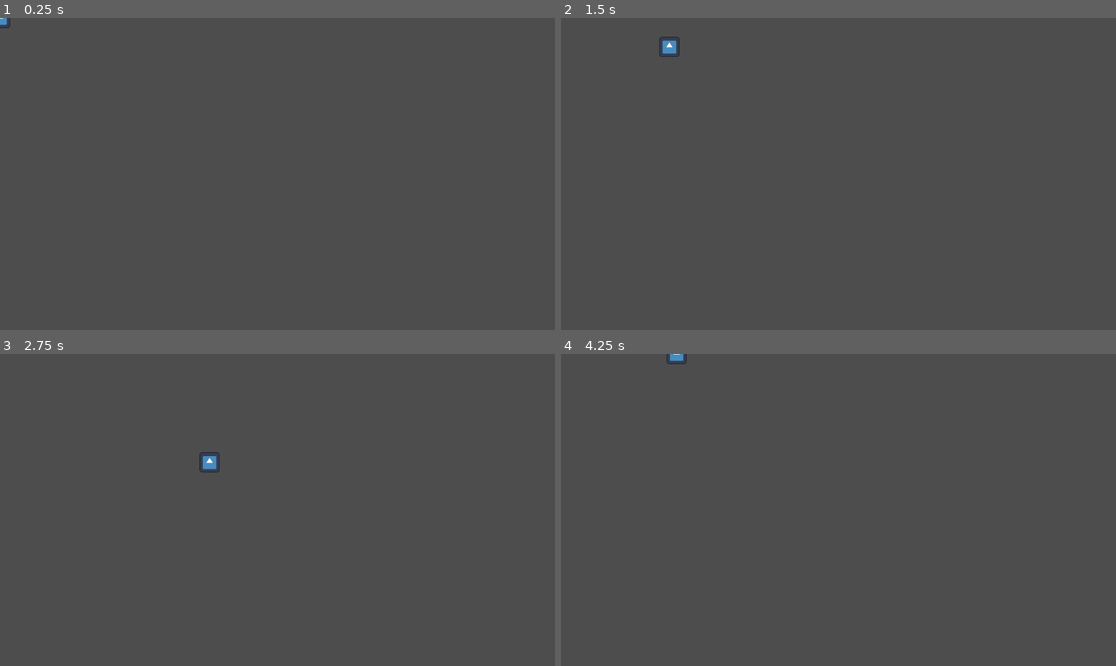
Above: before the commit, frames 1-4 (two rows, left to right).
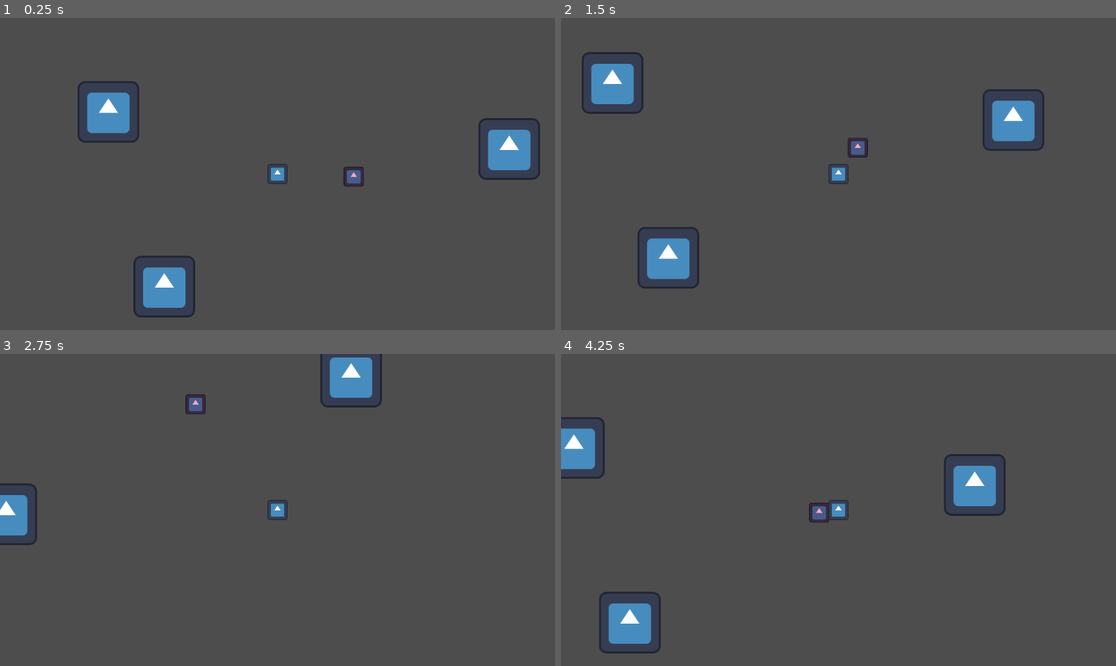
Above: after the commit, the same moments.

Repository: Wisteria-W/Inducktrination
Game: Godot game, scene res://Scenes/world_test.tscn
Two runs of this game, one before a commit and one after it. Both use one fixed random seed, a clock stepped at 60 frames per second and the inputs below. Before the commit the project starts from res://Prefabs/Player.tscn. The engine's default icon, where the game draws it, is replaced by a stand-in: a white triangle on a blue panel in a dark square.
Inputs:
- Up to frame 1 (0.25 s): no input
- Up to frame 2 (1.5 s): tap Enter at 0.5 s; hold D (Right) 0.53-1.28 s; hold S (Down) from 1.28 s (still down)
- Up to frame 3 (2.75 s): release S (Down) at 2.03 s; hold D (Right) from 2.03 s (still down)
- Up to frame 4 (4.25 s): release D (Right) at 2.78 s; hold W (Up) 2.78-3.53 s; hold A (Left) from 3.53 s (still down)

The runs differ from the first frame. In frame 1, 4.2% of the frame differs, in the area x 0-98%, y 0-96%; in frame 2, 4.4%, in the area x 3-88%, y 6-87%; in frame 3, 2.5%; in frame 4, 4.0%.

Commit message:
[ADD] Duck. DuckMovement, PlayerStats singleton

Diff:
--- /dev/null
+++ b/Prefabs/Duck.tscn
@@ -0,0 +1,21 @@
+[gd_scene load_steps=4 format=3 uid="uid://7f0acq7mkijg"]
+
+[ext_resource type="Script" path="res://Scripts/DuckMovement.gd" id="1_uc325"]
+[ext_resource type="Texture2D" uid="uid://bd8cmyjcsg1jr" path="res://icon.svg" id="2_42wn0"]
+
+[sub_resource type="RectangleShape2D" id="RectangleShape2D_sfe1c"]
+size = Vector2(40, 40)
+
+[node name="Duck" type="CharacterBody2D" node_paths=PackedStringArray("nav_agent")]
+script = ExtResource("1_uc325")
+nav_agent = NodePath("NavigationAgent2D")
+
+[node name="Icon" type="Sprite2D" parent="."]
+self_modulate = Color(1, 0.66, 0.733667, 1)
+scale = Vector2(0.325, 0.325)
+texture = ExtResource("2_42wn0")
+
+[node name="CollisionShape2D" type="CollisionShape2D" parent="."]
+shape = SubResource("RectangleShape2D_sfe1c")
+
+[node name="NavigationAgent2D" type="NavigationAgent2D" parent="."]
--- a/Prefabs/Player.tscn
+++ b/Prefabs/Player.tscn
@@ -1,6 +1,6 @@
 [gd_scene load_steps=5 format=3 uid="uid://d3kgjp71aw6ra"]
 
-[ext_resource type="Script" path="res://PlayerMovement.gd" id="1_eqtla"]
+[ext_resource type="Script" path="res://Scripts/PlayerMovement.gd" id="1_eqtla"]
 [ext_resource type="Texture2D" uid="uid://bd8cmyjcsg1jr" path="res://icon.svg" id="2_3lcdk"]
 
 [sub_resource type="RectangleShape2D" id="RectangleShape2D_xafmd"]
@@ -8,7 +8,7 @@
 
 [sub_resource type="SpriteFrames" id="SpriteFrames_44bu8"]
 
-[node name="CharacterBody2D" type="CharacterBody2D"]
+[node name="Player" type="CharacterBody2D"]
 script = ExtResource("1_eqtla")
 movement_slide_speed = 50.0
 
@@ -21,3 +21,5 @@
 [node name="Icon" type="Sprite2D" parent="."]
 scale = Vector2(0.325, 0.325)
 texture = ExtResource("2_3lcdk")
+
+[node name="Camera2D" type="Camera2D" parent="."]
--- /dev/null
+++ b/Scenes/world_test.tscn
@@ -0,0 +1,31 @@
+[gd_scene load_steps=5 format=3 uid="uid://db00lo1fbfw64"]
+
+[ext_resource type="PackedScene" uid="uid://7f0acq7mkijg" path="res://Prefabs/Duck.tscn" id="1_riuji"]
+[ext_resource type="PackedScene" uid="uid://d3kgjp71aw6ra" path="res://Prefabs/Player.tscn" id="2_5bk1r"]
+[ext_resource type="Texture2D" uid="uid://bd8cmyjcsg1jr" path="res://icon.svg" id="3_6uh1i"]
+
+[sub_resource type="NavigationPolygon" id="NavigationPolygon_w51xd"]
+outlines = Array[PackedVector2Array]([PackedVector2Array(-4321, -3142, 7983, -2982, 7967, 6074, -4449, 6202)])
+source_geometry_group_name = &"navigation_polygon_source_group"
+
+[node name="Node2D" type="Node2D"]
+
+[node name="NavigationRegion2D" type="NavigationRegion2D" parent="."]
+navigation_polygon = SubResource("NavigationPolygon_w51xd")
+
+[node name="Duck" parent="." instance=ExtResource("1_riuji")]
+position = Vector2(158.201, 5.32437)
+
+[node name="Player" parent="." instance=ExtResource("2_5bk1r")]
+
+[node name="Icon" type="Sprite2D" parent="."]
+position = Vector2(481, -52)
+texture = ExtResource("3_6uh1i")
+
+[node name="Icon2" type="Sprite2D" parent="."]
+position = Vector2(-351, -129)
+texture = ExtResource("3_6uh1i")
+
+[node name="Icon3" type="Sprite2D" parent="."]
+position = Vector2(-235, 234)
+texture = ExtResource("3_6uh1i")
--- /dev/null
+++ b/Scripts/DuckMovement.gd
@@ -0,0 +1,16 @@
+extends CharacterBody2D
+
+@export var nav_agent : NavigationAgent2D
+@onready var player_stats = get_node("/root/PlayerStats")
+
+@export var movement_speed : float
+# Called when the node enters the scene tree for the first time.
+func _ready():
+	pass # Replace with function body.
+
+
+# Called every frame. 'delta' is the elapsed time since the previous frame.
+func _physics_process(delta):
+	var dir = to_local(nav_agent.get_next_path_position()).normalized()
+	velocity = dir * movement_speed
+	move_and_slide()
--- a/PlayerMovement.gd
+++ b/Scripts/PlayerMovement.gd
@@ -3,6 +3,8 @@
 
 @export var movement_speed = 300.0
 @export var movement_slide_speed = 300.0
+
+@onready var player_stats = get_node("/root/PlayerStats")
 # Get the gravity from the project settings to be synced with RigidBody nodes.
 var gravity = ProjectSettings.get_setting("physics/2d/default_gravity")
 
@@ -18,5 +20,5 @@
 	else:
 		velocity.x = move_toward(velocity.x, 0, movement_slide_speed)
 		velocity.y = move_toward(velocity.y, 0, movement_slide_speed)
-
+	player_stats.player_position = position
 	move_and_slide()
--- /dev/null
+++ b/Scripts/PlayerStats.gd
@@ -0,0 +1,3 @@
+extends Node
+
+var player_position : Vector2
--- a/project.godot
+++ b/project.godot
@@ -11,9 +11,13 @@
 [application]
 
 config/name="Inducktrination"
-run/main_scene="res://Prefabs/Player.tscn"
+run/main_scene="res://Scenes/world_test.tscn"
 config/features=PackedStringArray("4.2", "Forward Plus")
 config/icon="res://icon.svg"
+
+[autoload]
+
+PlayerStats="*res://Scripts/PlayerStats.gd"
 
 [input]
 
